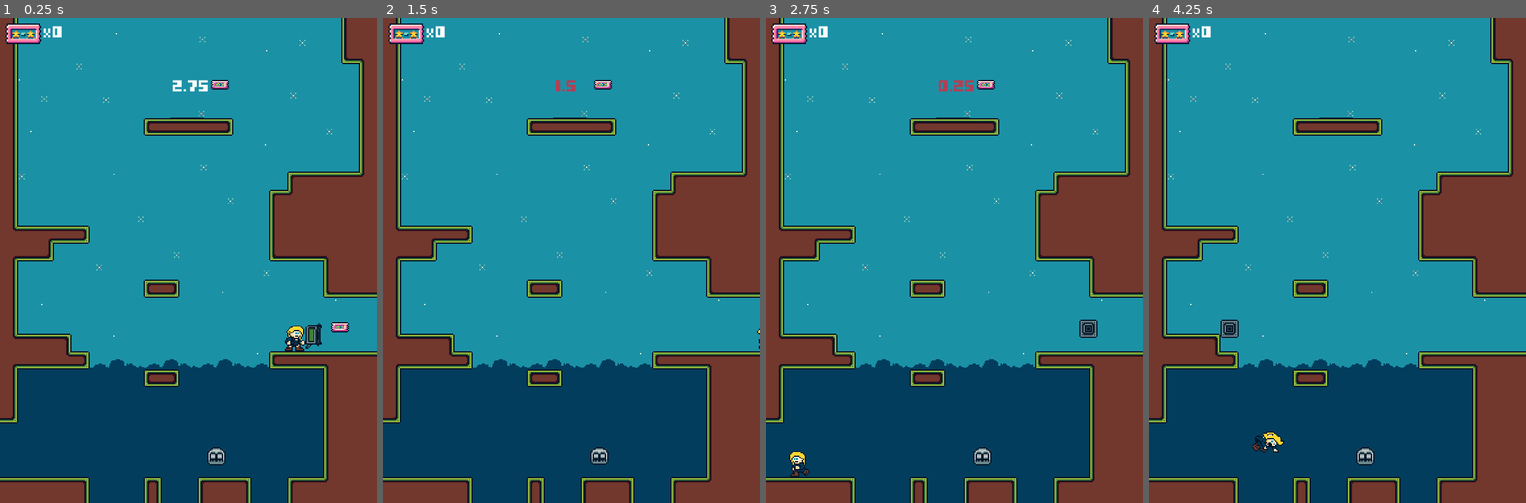
Above: before the commit, frames 1-4 (left to right).
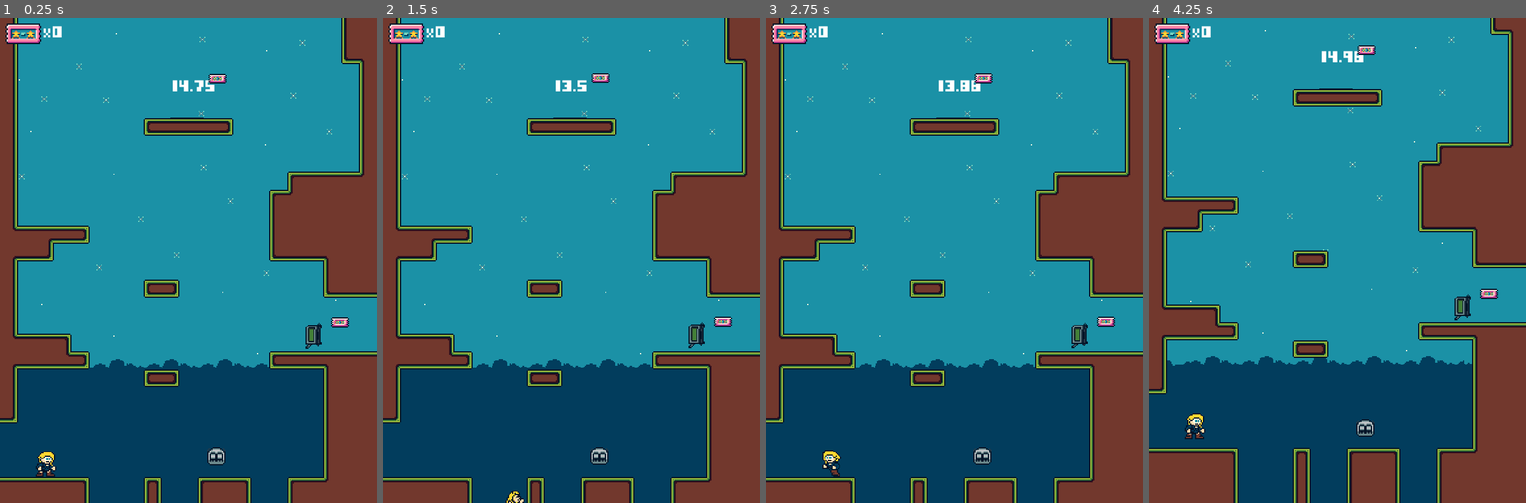
Above: after the commit, the same moments.

Repository: LateLearnerDev/Clamber
Game: Godot game, scene res://Levels/TestLevel.tscn
The game is run twice, just before and just after one commit, with the same random seed, the same clock (stepped at 60 frames per second) and the same inputs.
Inputs:
- Up to frame 1 (0.25 s): no input
- Up to frame 2 (1.5 s): tap Enter (ui_accept) at 0.5, 0.77 s; hold R (rocket) 0.53-1.28 s; hold Right (ui_right) from 0.53 s (still down); tap R (rocket) at 1.35 s
- Up to frame 3 (2.75 s): tap Enter (ui_accept) at 1.52 s; release Right (ui_right) at 2.03 s; hold Left (ui_left) from 2.03 s (still down); hold R (rocket) from 2.03 s (still down); tap Q (shoot) at 2.1 s
- Up to frame 4 (4.25 s): release Left (ui_left) at 2.78 s; release R (rocket) at 2.78 s; hold Right (ui_right) from 2.78 s (still down); tap R (rocket) at 2.85 s; tap Enter (ui_accept) at 3.02, 3.77 s; hold R (rocket) from 3.53 s (still down)

The runs differ from the first frame. In frame 1, 0.8% of the frame differs, in the area x 9-93%, y 11-95%; in frame 2, 0.6%; in frame 3, 1.1%; in frame 4, 20%, in the area x 0-100%, y 2-96%.

Commit message:
Ticket timer complete with GOT!! animation

Diff:
--- a/Clamber/Levels/LevelManager.gd
+++ b/Clamber/Levels/LevelManager.gd
@@ -1,3 +1,4 @@
+class_name LevelManager
 extends Node2D
 
 const PAUSE_BEFORE_FADE_OUT := 3
@@ -7,14 +8,20 @@
 onready var character_animation := $PlayerManager/Character/CharacterAnimation as CharacterAnimation
 onready var level_exit_lift := $LeveExitLift as LevelExitLift
 onready var screen_fader := $ScreenFader as ScreenFader
+onready var ticket_timer := $TicketTimer as TicketTimer
 
 
 func _ready() -> void:
 	level_exit_lift.connect("level_exit_reached", self, "_level_complete")
 
+
 func _level_complete() -> void:
 	player_manager.lock_player()
 	character_animation.play("Celebration1")
+	if ticket_timer.is_time_remaining():
+		ticket_timer.stop_timer()
+		ticket_timer.collect_ticket()
+		player_manager.collect_ticket(ticket_timer.get_ticket())
 	_delayed_fade_out_animation()
 
 func _delayed_fade_out_animation() -> void:
--- a/Clamber/Levels/TestLevel.tscn
+++ b/Clamber/Levels/TestLevel.tscn
@@ -42,9 +42,6 @@
 [node name="TicketTimer" parent="." instance=ExtResource( 12 )]
 position = Vector2( 154, 30 )
 
-[node name="Timer" parent="TicketTimer" index="0"]
-max_countdown_seconds = 3.0
-
 [node name="Grass" parent="." instance=ExtResource( 3 )]
 tile_data = PoolIntArray( -1966081, 0, 0, -2031616, 0, 2, -2031597, 0, 0, -2031596, 0, 1, -2031595, 0, 2, -1900545, 0,  …(23835 unchanged characters)…
 
@@ -69,7 +66,7 @@
 position = Vector2( 0, 375 )
 
 [node name="Character" parent="PlayerManager" index="0"]
-position = Vector2( 262, -115 )
+position = Vector2( 40, 1 )
 
 [node name="Camera" parent="PlayerManager" index="1"]
 max_y = -285.0
--- a/Clamber/Resources/CharacterAnimation.tres
+++ b/Clamber/Resources/CharacterAnimation.tres
@@ -106,4 +106,4 @@
 nodes/output/position = Vector2( 1560, 380 )
 nodes/state/node = SubResource( 25 )
 nodes/state/position = Vector2( 1180, 220 )
-node_connections = [ "state", 0, "movement", "state", 1, "in_air", "output", 0, "state", "hanging", 0, "HangingIdle", "hanging", 1, "HangingMove", "hanging", 2, "HangingIdleRocket", "hanging", 3, "HangingMoveRocket", "in_air", 0, "Jumping", "in_air", 1, "hanging", "in_air", 2, "RocketUp", "in_air", 3, "RocketJumping", "movement", 0, "Idle", "movement", 1, …(65 unchanged characters)…
+node_connections = [ "state", 0, "movement", "state", 1, "in_air", "output", 0, "state", "in_air", 0, "Jumping", "in_air", 1, "hanging", "in_air", 2, "RocketUp", "in_air", 3, "RocketJumping", "hanging", 0, "HangingIdle", "hanging", 1, "HangingMove", "hanging", 2, "HangingIdleRocket", "hanging", 3, "HangingMoveRocket", "movement", 0, "Idle", "movement", 1, …(65 unchanged characters)…
--- a/Clamber/Scenes/Areas/ShootCheckArea/ShootCheckArea.gd
+++ b/Clamber/Scenes/Areas/ShootCheckArea/ShootCheckArea.gd
@@ -2,9 +2,5 @@
 extends Area2D
 
 
-func _ready() -> void:
-	pass
-
-
 func can_shoot() -> bool:
 	return false if get_overlapping_bodies().size() > 0 else true
--- a/Clamber/Scenes/Collectables/BlockGun/BlockGun.gd
+++ b/Clamber/Scenes/Collectables/BlockGun/BlockGun.gd
@@ -8,9 +8,6 @@
 
 var _blocks_fired_count: int = 0
 onready var sprite := $Sprite as Sprite
-
-func _ready() -> void:
-	pass
 
 
 func shoot(start_pos: Transform, direction: Vector2) -> void:
--- a/Clamber/Scenes/Collectables/CollectableAnimation.tscn
+++ b/Clamber/Scenes/Collectables/CollectableAnimation.tscn
@@ -31,6 +31,18 @@
 "update": 0,
 "values": [ Vector2( 0, -7 ) ]
 }
+tracks/1/type = "value"
+tracks/1/path = NodePath("GOT:frame")
+tracks/1/interp = 1
+tracks/1/loop_wrap = true
+tracks/1/imported = false
+tracks/1/enabled = true
+tracks/1/keys = {
+"times": PoolRealArray( 0 ),
+"transitions": PoolRealArray( 1 ),
+"update": 0,
+"values": [ 1 ]
+}
 
 [node name="CollectableAnimation" type="AnimationPlayer"]
 autoplay = "Float"
--- a/Clamber/Scenes/Collectables/Ticket/Ticket.gd
+++ b/Clamber/Scenes/Collectables/Ticket/Ticket.gd
@@ -1,8 +1,22 @@
 class_name Ticket
 extends Collectable
 
+const SPEED := 100
+
 onready var sprite := $Sprite as Sprite
+onready var got_sprite := $GOT as Sprite
+onready var collectable_animation := $CollectableAnimation as AnimationPlayer
+
 
 func collected() -> void:
 	sprite.visible = false
 	set_deferred("monitorable", false)
+	got_sprite.visible = true
+	collectable_animation.play("GOT")
+	yield(collectable_animation, "animation_finished")
+	got_sprite.visible = false
+
+
+func remove() -> void:
+	sprite.visible = false
+	set_deferred("monitorable", false)
--- a/Clamber/Scenes/Collectables/Ticket/Ticket.tscn
+++ b/Clamber/Scenes/Collectables/Ticket/Ticket.tscn
@@ -1,10 +1,28 @@
-[gd_scene load_steps=4 format=2]
+[gd_scene load_steps=7 format=2]
 
 [ext_resource path="res://Scenes/Collectables/Ticket/Ticket.png" type="Texture" id=1]
 [ext_resource path="res://Scenes/Collectables/Ticket/Ticket.gd" type="Script" id=2]
+[ext_resource path="res://Scenes/Collectables/Ticket/GotAnimation.png" type="Texture" id=3]
+[ext_resource path="res://Scenes/Collectables/CollectableAnimation.tscn" type="PackedScene" id=4]
 
 [sub_resource type="RectangleShape2D" id=1]
-extents = Vector2( 7, 4.5 )
+extents = Vector2( 5, 3.5 )
+
+[sub_resource type="Animation" id=2]
+resource_name = "GOT"
+length = 0.5
+tracks/0/type = "value"
+tracks/0/path = NodePath("GOT:frame")
+tracks/0/interp = 1
+tracks/0/loop_wrap = true
+tracks/0/imported = false
+tracks/0/enabled = true
+tracks/0/keys = {
+"times": PoolRealArray( 0, 0.1, 0.2, 0.3, 0.4 ),
+"transitions": PoolRealArray( 1, 1, 1, 1, 1 ),
+"update": 1,
+"values": [ 0, 1, 2, 3, 4 ]
+}
 
 [node name="Ticket" type="Area2D"]
 collision_layer = 32
@@ -12,9 +30,19 @@
 script = ExtResource( 2 )
 
 [node name="CollisionShape2D" type="CollisionShape2D" parent="."]
-position = Vector2( 0, -4.5 )
+position = Vector2( 0, -4 )
 shape = SubResource( 1 )
 
 [node name="Sprite" type="Sprite" parent="."]
-position = Vector2( 0, -4 )
+position = Vector2( 0, -7 )
 texture = ExtResource( 1 )
+
+[node name="CollectableAnimation" parent="." instance=ExtResource( 4 )]
+anims/GOT = SubResource( 2 )
+
+[node name="GOT" type="Sprite" parent="."]
+visible = false
+position = Vector2( -1, -11 )
+texture = ExtResource( 3 )
+hframes = 5
+frame = 1
--- a/Clamber/Scenes/Environment/LevelExit/LevelExitLift.gd
+++ b/Clamber/Scenes/Environment/LevelExit/LevelExitLift.gd
@@ -14,10 +14,6 @@
 onready var player_detection := $MovingPlatform/PlayerDetection as Area2D
 var _direction := Vector2.UP
 
-func _ready() -> void:
-	pass # Replace with function body.
-
-
 
 func _on_PlayerDetection_body_entered(body: Node) -> void:
 	var character := body as Character
--- a/Clamber/Scenes/HUD/HUD.gd
+++ b/Clamber/Scenes/HUD/HUD.gd
@@ -2,6 +2,7 @@
 extends Control
 
 onready var rocket_power_bar := $RocketBarContainer/RocketPowerBar as RocketPowerBar
+onready var ticket_counter := $TicketCounterContainer/TicketCounter as TicketCounter
 
 func _ready() -> void:
 	pass
@@ -15,3 +16,7 @@
 
 func set_rocket_power_bar_max_value(value: int) -> void:
 	rocket_power_bar.set_max_value(value)
+
+
+func set_current_ticket_count(value: int) -> void:
+	ticket_counter.set_current_ticket_count(value)
--- a/Clamber/Scenes/HUD/HUD.tscn
+++ b/Clamber/Scenes/HUD/HUD.tscn
@@ -38,8 +38,6 @@
 }
 
 [node name="TicketCounter" parent="TicketCounterContainer" instance=ExtResource( 4 )]
-anchor_top = 0.0833333
-anchor_bottom = 0.0833333
 margin_left = 0.0
 margin_right = 18.0
 margin_bottom = 12.0
--- /dev/null
+++ b/Clamber/Scenes/HUD/TicketCounter/TicketCounter.gd
@@ -0,0 +1,7 @@
+class_name TicketCounter
+extends HBoxContainer
+
+onready var label := $Label as Label
+
+func set_current_ticket_count(value: int) -> void:
+	label.text = str("x", value)
--- a/Clamber/Scenes/HUD/TicketCounter/TicketCounter.tscn
+++ b/Clamber/Scenes/HUD/TicketCounter/TicketCounter.tscn
@@ -1,6 +1,7 @@
-[gd_scene load_steps=2 format=2]
+[gd_scene load_steps=3 format=2]
 
 [ext_resource path="res://UI/DefaultTheme.tres" type="Theme" id=1]
+[ext_resource path="res://Scenes/HUD/TicketCounter/TicketCounter.gd" type="Script" id=2]
 
 [node name="TicketCounter" type="HBoxContainer"]
 margin_left = 33.0
@@ -8,6 +9,7 @@
 margin_bottom = 13.0
 theme = ExtResource( 1 )
 custom_constants/separation = 0
+script = ExtResource( 2 )
 __meta__ = {
 "_edit_use_anchors_": false
 }
--- a/Clamber/Scenes/HUD/Timer/TicketTimer.gd
+++ b/Clamber/Scenes/HUD/Timer/TicketTimer.gd
@@ -2,12 +2,29 @@
 extends Node2D
 
 onready var ticket := $Ticket as Ticket
-onready var timer := $Timer as Control
+onready var timer := $Timer as TimerLabel
 
 
 func _ready() -> void:
-	timer.connect("time_over", self, "_remove_ticket")
+	ticket.set_deferred("monitorable", false)
+	timer.connect("time_over", self, "_remove")
+
+func _remove() -> void:
+	ticket.remove()
+	timer.remove()
 
 
-func _remove_ticket() -> void:
-	ticket.queue_free()
+func is_time_remaining() -> bool:
+	return timer.is_time_remaining() if timer else false
+
+
+func stop_timer() -> void:
+	timer.stop()
+
+
+func collect_ticket() -> void:
+	ticket.collected()
+
+
+func get_ticket() -> Ticket:
+	return ticket
--- a/Clamber/Scenes/HUD/Timer/TicketTimer.tscn
+++ b/Clamber/Scenes/HUD/Timer/TicketTimer.tscn
@@ -10,6 +10,6 @@
 [node name="Timer" parent="." instance=ExtResource( 2 )]
 
 [node name="Ticket" parent="." instance=ExtResource( 1 )]
-position = Vector2( 42, 9 )
+position = Vector2( 40, 8 )
 
 [editable path="Timer"]
--- a/Clamber/Scenes/HUD/Timer/TimerLabel.gd
+++ b/Clamber/Scenes/HUD/Timer/TimerLabel.gd
@@ -11,15 +11,15 @@
 onready var countdown_seconds := max_countdown_seconds
 
 
-func _ready() -> void:
-	pass # Replace with function body.
-
-
 func _process(delta: float) -> void:
 	if countdown_active:
 		countdown_seconds -= delta
 		timer_warning_check()
 		label.text = str(stepify(countdown_seconds, 0.01))
+
+
+func is_time_remaining() -> bool:
+	return countdown_seconds > 0
 
 
 func timer_warning_check() -> void:
@@ -31,4 +31,12 @@
 	if countdown_seconds <= 0:
 		countdown_seconds = 0
 		emit_signal("time_over")
-		queue_free()
+
+
+func remove() -> void:
+	hide()
+
+
+func stop() -> void:
+	print('timer stopped')
+	countdown_active = false
--- a/Clamber/Scenes/Managers/PlayerManager/PlayerManager.gd
+++ b/Clamber/Scenes/Managers/PlayerManager/PlayerManager.gd
@@ -33,7 +33,7 @@
 	hang_check_area.connect("hang_collider_exited", self, "set_is_hanging", [false])
 	collectable_check_area.connect("rocket_pack_collected", self, "_equip_rocket_pack")
 	collectable_check_area.connect("block_gun_collected", self, "_equip_block_gun")
-	collectable_check_area.connect("ticket_collected", self, "_collect_ticket")
+	collectable_check_area.connect("ticket_collected", self, "collect_ticket")
 	hurt_check_area.connect("death_area_entered", self, "_kill_player")
 	_shoot_spawn_x = _calculate_shoot_spawn_position_x()
 
@@ -112,12 +112,11 @@
 	character_animation.set_rocket_pack_eqipped()
 
 
-func _collect_ticket(ticket_collected: Ticket) -> void:
+func collect_ticket(ticket_collected: Ticket) -> void:
 	current_ticket = ticket_collected
 	current_ticket.collected()
 	tickets.append(current_ticket)
-	# TODO: ADD FUNCTIONS TO HUD TO ACCESS TICKET UI AND MANIPULATE IT
-	# i.e hud.set_ticket_count(tickets.size)
+	hud.set_current_ticket_count(tickets.size())
 
 
 func _equip_block_gun(block_gun_collected: BlockGun) -> void:
--- a/Clamber/project.godot
+++ b/Clamber/project.godot
@@ -74,6 +74,11 @@
 "language": "GDScript",
 "path": "res://Scenes/Environment/LevelExit/LevelExitLift.gd"
 }, {
+"base": "Node2D",
+"class": "LevelManager",
+"language": "GDScript",
+"path": "res://Levels/LevelManager.gd"
+}, {
 "base": "Camera2D",
 "class": "PlayerCam",
 "language": "GDScript",
@@ -118,6 +123,11 @@
 "class": "Ticket",
 "language": "GDScript",
 "path": "res://Scenes/Collectables/Ticket/Ticket.gd"
+}, {
+"base": "HBoxContainer",
+"class": "TicketCounter",
+"language": "GDScript",
+"path": "res://Scenes/HUD/TicketCounter/TicketCounter.gd"
 }, {
 "base": "Node2D",
 "class": "TicketTimer",
@@ -143,6 +153,7 @@
 "Hud": "",
 "HurtCheckArea": "",
 "LevelExitLift": "",
+"LevelManager": "",
 "PlayerCam": "",
 "PlayerManager": "",
 "Portals": "",
@@ -152,6 +163,7 @@
 "ShootBlock": "",
 "ShootCheckArea": "",
 "Ticket": "",
+"TicketCounter": "",
 "TicketTimer": "",
 "TimerLabel": ""
 }
Binary file added: Clamber/Scenes/Collectables/Ticket/GotAnimation.png
Not shown, added: Clamber/Scenes/Collectables/Ticket/GotAnimation.png.import
